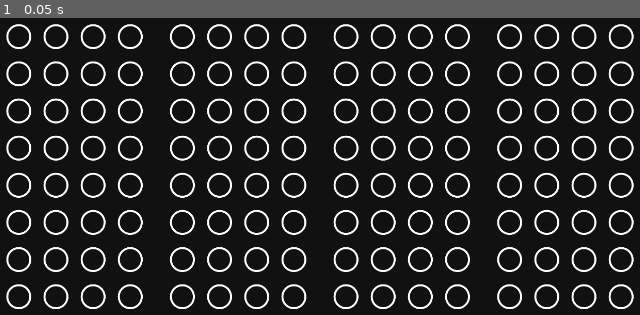
Above: before the commit, frame 1.
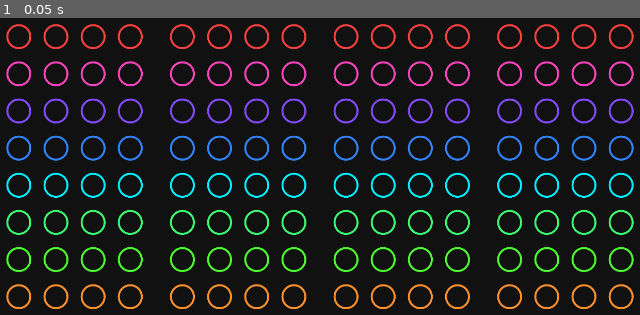
Above: after the commit, the same moment.

Repository: JulienToumieh/bsteppr
Game: Godot game, scene res://main.tscn
Two runs of this game, one before a commit and one after it. Both use one fixed random seed, a clock stepped at 60 frames per second and the inputs below.
Inputs:
- Up to frame 1 (0.05 s): no input

The runs differ from the first frame. In frame 1, 13% of the frame differs, in the area x 0-100%, y 2-98%.

Commit message:
Colorss!!!

Diff:
--- a/components/beat_step.gd
+++ b/components/beat_step.gd
@@ -8,7 +8,14 @@
 var Q4 = 0
 
 func _ready():
-	pass
+	if beatIDX.y == 0: modulate = Color("FF4141")
+	if beatIDX.y == 1: modulate = Color("FF44BF")
+	if beatIDX.y == 2: modulate = Color("854BFF")
+	if beatIDX.y == 3: modulate = Color("3385FF")
+	if beatIDX.y == 4: modulate = Color("00F0FF")
+	if beatIDX.y == 5: modulate = Color("3CFF72")
+	if beatIDX.y == 6: modulate = Color("4CFF2F")
+	if beatIDX.y == 7: modulate = Color("#FF922D")
 
 
 func _process(delta):
